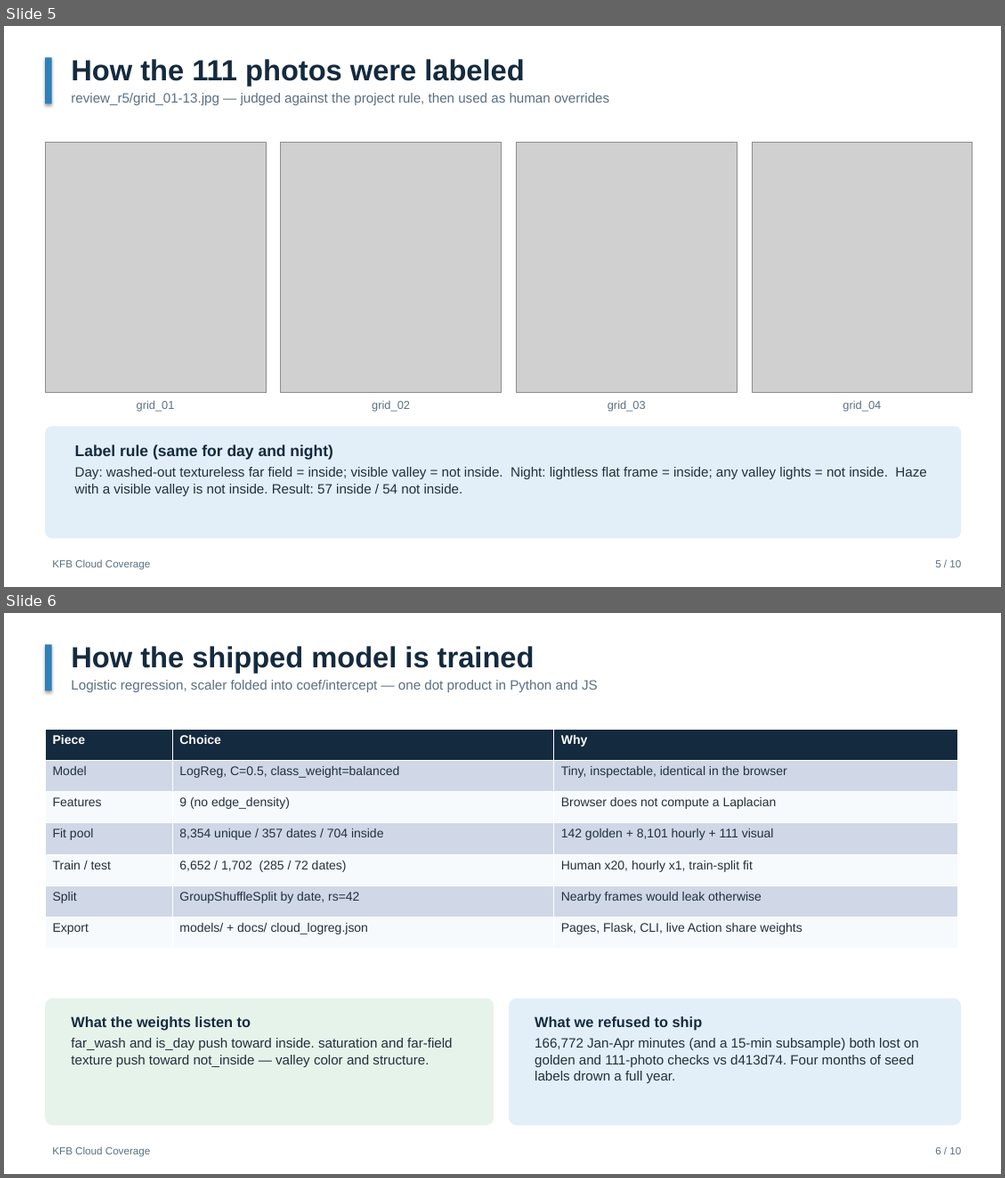
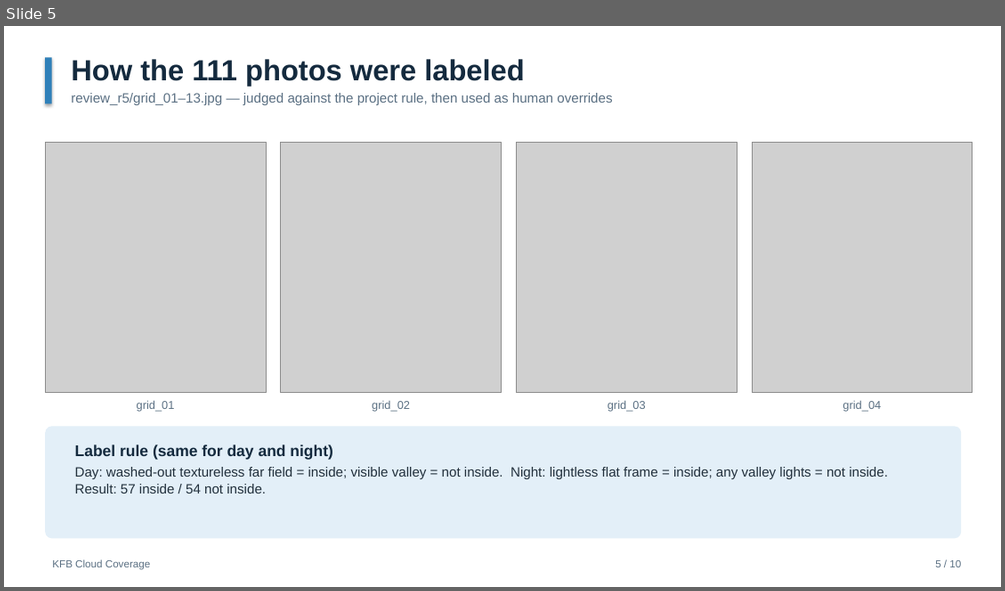
Before and after one commit to matthew169169/kfb-cloud-coverage, a slide deck: KFB_Process_Update.pptx. Shown one above the other, each under a label of ours: slides 5 and 6 before the commit, slide 5 after it. The pictures are 1005x1178 and 1005x591 pixels, drawn with LibreOffice and Linux fonts; fonts in the diff are those of the drawing; grey boxes stand for pictures. Boxes give left, top, right and bottom in pixels: in the first picture for what was removed or moved away, otherwise in the second. Text is boxed around its words. In the diff, an @@ line names an element or a change of style, - is before the commit and + after.

Commit message:
Present combined-data retrain: date-balanced holdout and process deck
Ship the 10-slide update PPT and docs against the 172,343-row combined
logreg (golden + hourly + Jan–Apr minutes + 111 visual overrides).

```diff
--- a/KFB_Process_Update.pptx
+++ b/KFB_Process_Update.pptx
@@ slide 6 removed at [4, 613, 1001, 1174], background #FFFFFF @@
@@ rectangle removed at [45, 644, 52, 690] @@
@@ text removed at [71, 646, 598, 692] @@
-How the shipped model is trained
-Logistic regression, scaler folded into coef/intercept — one dot product in Python and JS
@@ table removed at [45, 729, 957, 949], 7 rows, 3 columns @@
-Piece | Choice | Why
-Model | LogReg, C=0.5, class_weight=balanced | Tiny, inspectable, identical in the browser
-Features | 9 (no edge_density) | Browser does not compute a Laplacian
-Fit pool | 8,354 unique / 357 dates / 704 inside | 142 golden + 8,101 hourly + 111 visual
-Train / test | 6,652 / 1,702 (285 / 72 dates) | Human x20, hourly x1, train-split fit
-Split | GroupShuffleSplit by date, rs=42 | Nearby frames would leak otherwise
-Export | models/ + docs/ cloud_logreg.json | Pages, Flask, CLI, live Action share weights
@@ rounded rectangle removed at [45, 998, 494, 1126] @@
@@ rounded rectangle removed at [509, 998, 961, 1126] @@
@@ text removed at [71, 1016, 452, 1067] @@
-What the weights listen to
-far_wash and is_day push toward inside. saturation and far-field texture push toward not_inside — valley color and structure.
@@ text removed at [534, 1016, 919, 1083] @@
-What we refused to ship
-166,772 Jan-Apr minutes (and a 15-min subsample) both lost on golden and 111-photo checks vs d413d74. Four months of seed labels drown a full year.
@@ text removed at [52, 1146, 150, 1156] @@
-KFB Cloud Coverage
@@ text removed at [935, 1147, 961, 1154] @@
-6 / 10
@@ slide 5 changed as well @@
@@ text at [71, 93, 612, 105]: text changed @@
-review_r5/grid_01-13.jpg — judged against the project rule, then used as human overrides
+review_r5/grid_01–13.jpg — judged against the project rule, then used as human overrides
@@ text at [75, 467, 888, 493]: text changed @@
-Day: washed-out textureless far field = inside; visible valley = not inside. Night: lightless flat frame = inside; any valley lights = not inside. Haze with a visible valley is not inside. Result: 57 inside / 54 not inside.
+Day: washed-out textureless far field = inside; visible valley = not inside. Night: lightless flat frame = inside; any valley lights = not inside. Result: 57 inside / 54 not inside.
```
Also in this commit, not shown: 8 other slides changed, 1 slide added, 6 other files.
